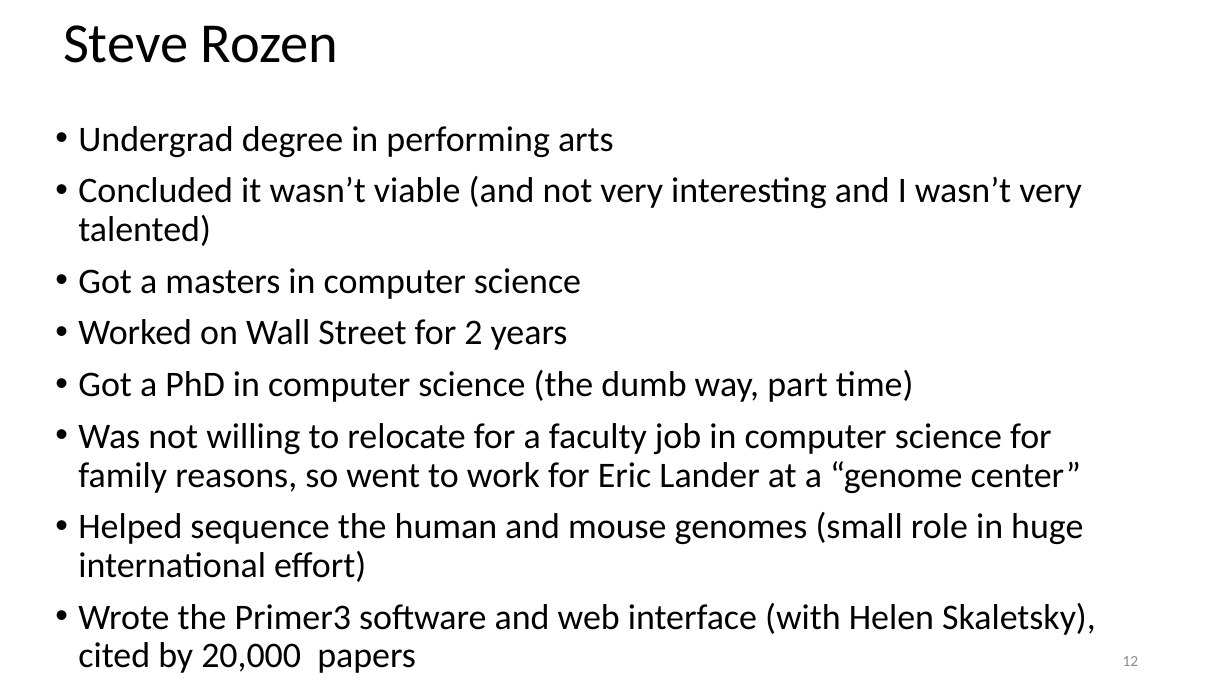
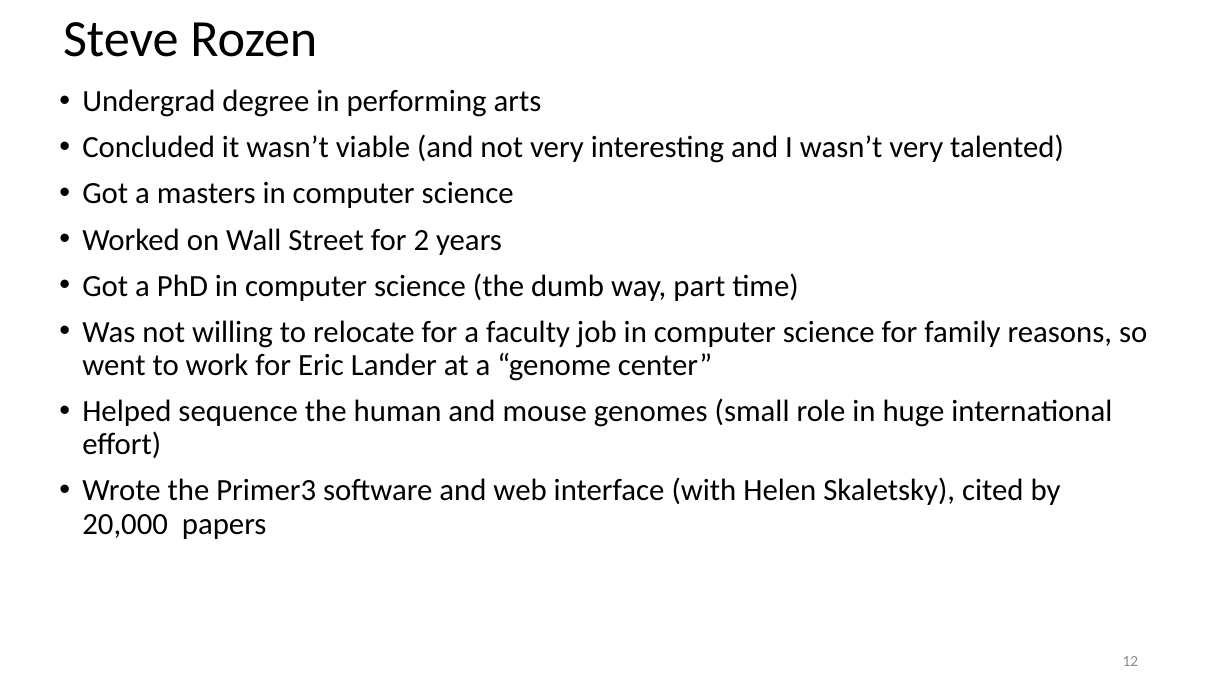
Before and after one commit to steverozen/ISMB.mutsig.tutorial, a slide deck: slide 12 of Tut1.Lecture.0.short.intro.pptx. Drawn at 1232x693 pixels with LibreOffice and Linux fonts; fonts in the diff are those of the drawing. Boxes give left, top, right and bottom in pixels: in the first picture for what was removed or moved away, otherwise in the second. Text is boxed around its words. In the diff, an @@ line names an element or a change of style, - is before the commit and + after.

```diff
--- a/Tut1.Lecture.0.short.intro.pptx
+++ b/Tut1.Lecture.0.short.intro.pptx
@@ text "Steve Rozen" at box(63, 22, 317, 57): size 44 to 40.7 pt; line spacing 0.9 to 0.7 @@
@@ text "Undergrad degree in performing arts": place and size @@
-text "Undergrad degree in performing arts" at box(78, 126, 1096, 635)
+text "Undergrad degree in performing arts" at box(82, 89, 1147, 539)
@@ text "Undergrad degree in performing arts" at box(82, 89, 1147, 539): size 28 to 24 pt @@
```
Also in this commit, not shown: 8 other slides changed.
